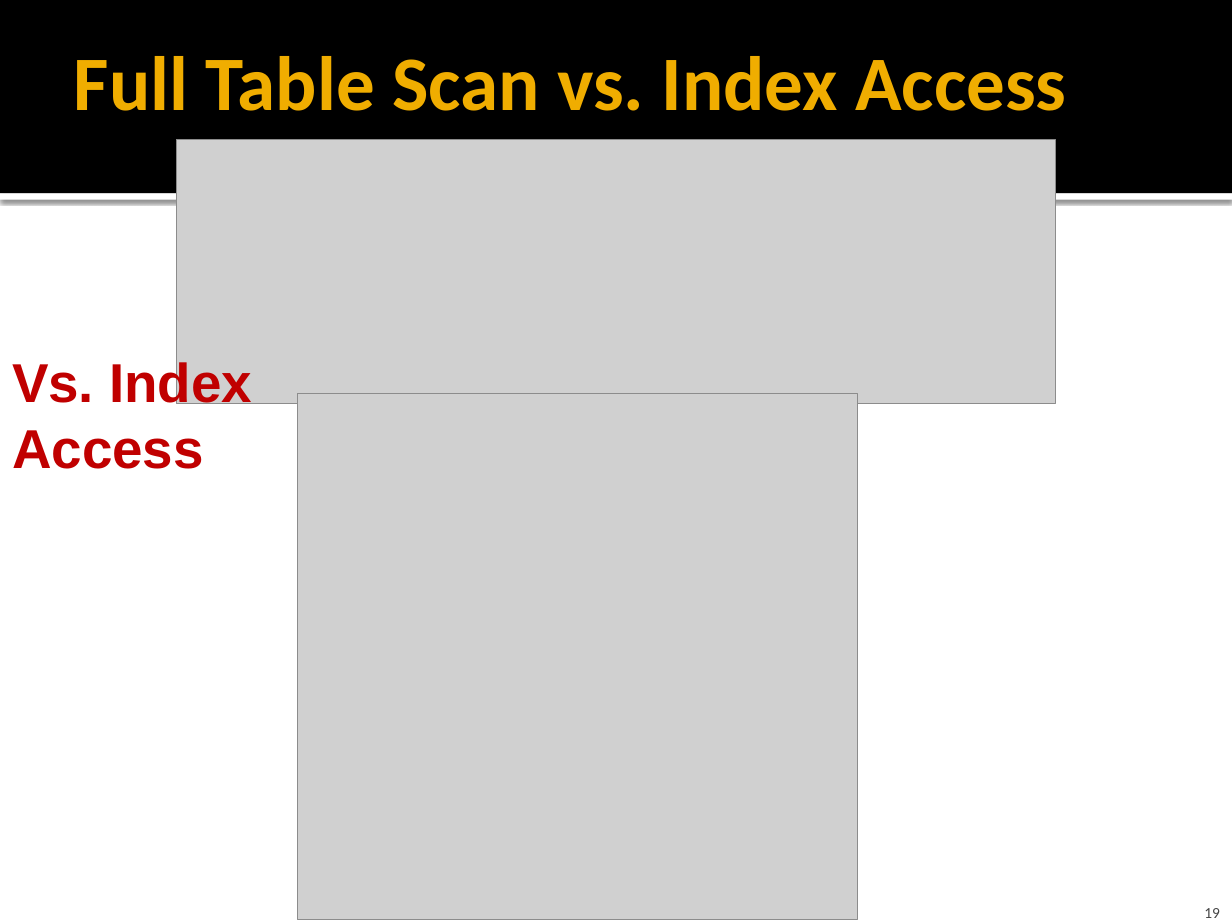
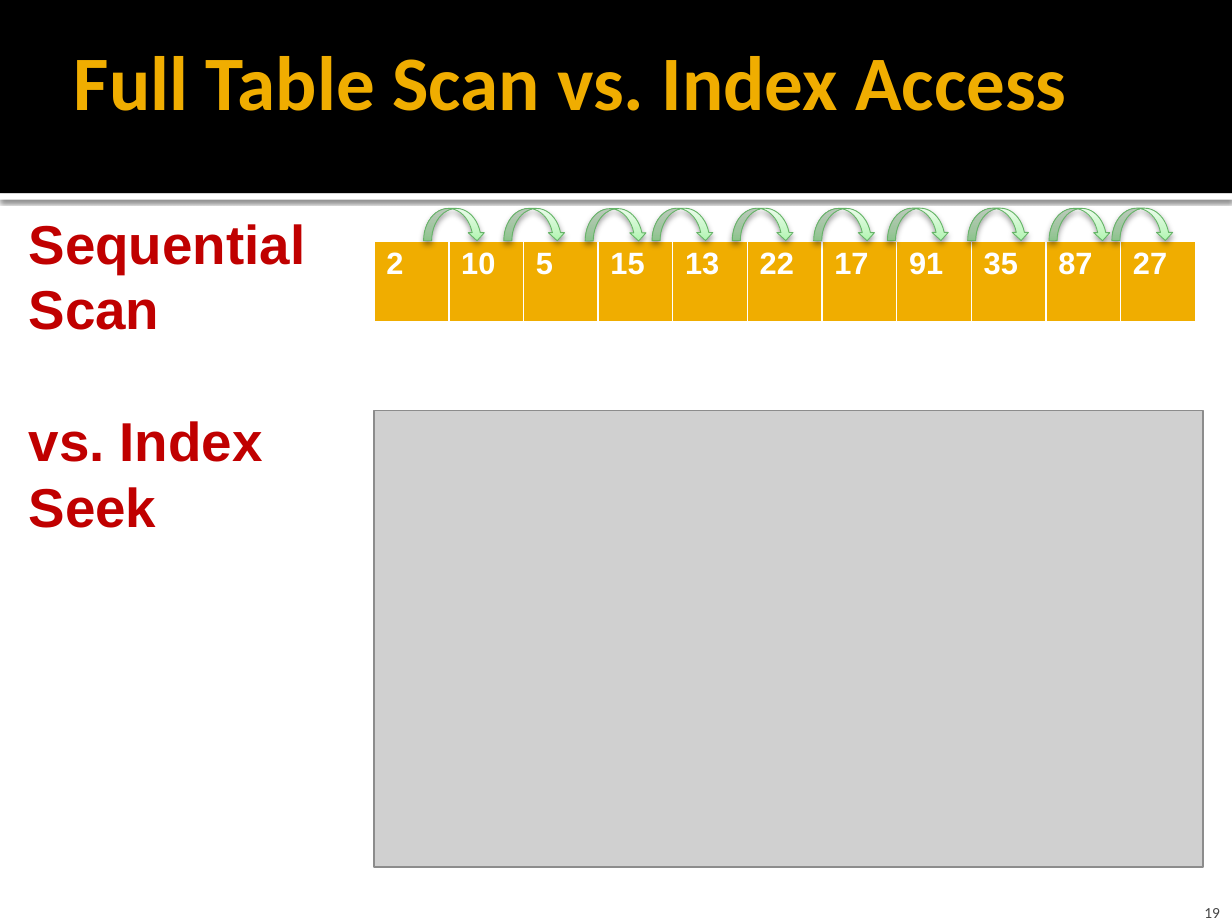
Before and after one commit to cmpt606f19/cmpt606-content, a slide deck: slide 19 of Lectures/06 Indexing.pptx. Drawn at 1232x924 pixels with LibreOffice and Linux fonts; fonts in the diff are those of the drawing; grey boxes stand for pictures. Boxes give left, top, right and bottom in pixels: in the first picture for what was removed or moved away, otherwise in the second. Text is boxed around its words. In the diff, an @@ line names an element or a change of style, - is before the commit and + after.

Commit message:
Minor fix to Indexing slides

```diff
--- a/Lectures/06 Indexing.pptx
+++ b/Lectures/06 Indexing.pptx
@@ picture removed at (176,139,1055,403) @@
@@ curved down arrow added at (424,208,485,240), fill gradient #B0F6B1 to #C8F8C8 to #E9FDE9, outline #67B569 0.5 pt @@
@@ curved down arrow added at (504,208,565,240), fill gradient #B0F6B1 to #C8F8C8 to #E9FDE9, outline #67B569 0.5 pt @@
@@ curved down arrow added at (585,208,647,240), fill gradient #B0F6B1 to #C8F8C8 to #E9FDE9, outline #67B569 0.5 pt @@
@@ curved down arrow added at (652,208,713,240), fill gradient #B0F6B1 to #C8F8C8 to #E9FDE9, outline #67B569 0.5 pt @@
@@ curved down arrow added at (732,208,793,240), fill gradient #B0F6B1 to #C8F8C8 to #E9FDE9, outline #67B569 0.5 pt @@
@@ curved down arrow added at (813,208,875,240), fill gradient #B0F6B1 to #C8F8C8 to #E9FDE9, outline #67B569 0.5 pt @@
@@ curved down arrow added at (887,208,949,240), fill gradient #B0F6B1 to #C8F8C8 to #E9FDE9, outline #67B569 0.5 pt @@
@@ curved down arrow added at (967,208,1029,240), fill gradient #B0F6B1 to #C8F8C8 to #E9FDE9, outline #67B569 0.5 pt @@
@@ curved down arrow added at (1050,208,1111,240), fill gradient #B0F6B1 to #C8F8C8 to #E9FDE9, outline #67B569 0.5 pt @@
@@ curved down arrow added at (1112,208,1174,240), fill gradient #B0F6B1 to #C8F8C8 to #E9FDE9, outline #67B569 0.5 pt @@
@@ text at (29,224,306,528): text changed @@
-Vs. Index Access
+Sequential Scan
+vs. Index Seek
@@ table added at (375,240,1201,323), 1 rows, 11 columns @@
+2 | 10 | 5 | 15 | 13 | 22 | 17 | 91 | 35 | 87 | 27
@@ picture removed at (298,393,857,919) @@
@@ picture added at (375,410,1204,866) @@
```
